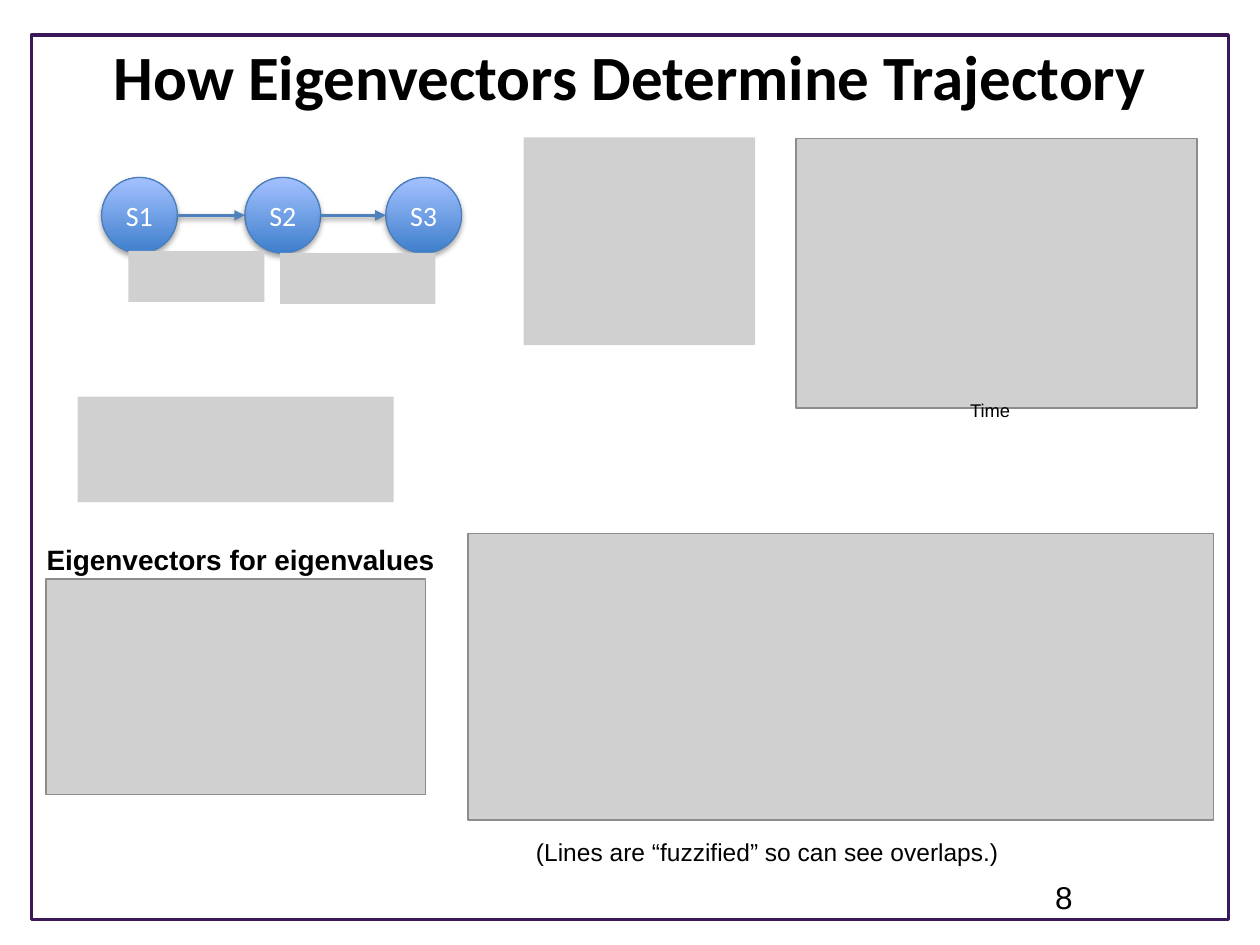
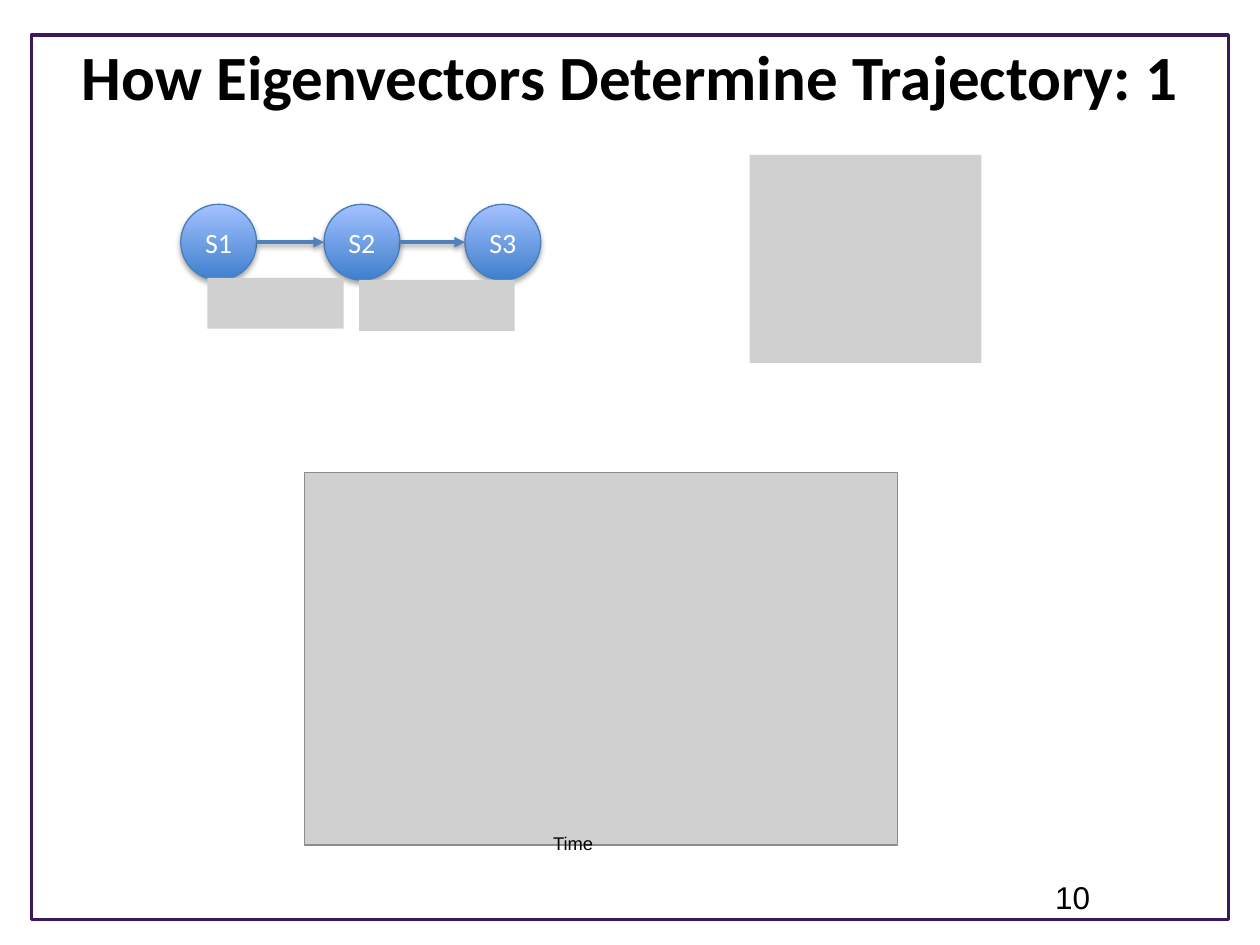
Before and after one commit to joseph-hellerstein/advanced-controls-lectures, a slide deck: slide 10 of Lecture_5-Dynamical-Systems/Dynamical-Systems.pptx (slide 8 before the commit). Drawn at 1260x945 pixels with LibreOffice and Linux fonts; fonts in the diff are those of the drawing; grey boxes stand for pictures; background and template pictures are left out. Boxes give left, top, right and bottom in pixels: in the first picture for what was removed or moved away, otherwise in the second. Text is boxed around its words. In the diff, an @@ line names an element or a change of style, - is before the commit and + after.

```diff
--- a/Lecture_5-Dynamical-Systems/Dynamical-Systems.pptx
+++ b/Lecture_5-Dynamical-Systems/Dynamical-Systems.pptx
@@ title at [82,55,1177,111]: text changed @@
-How Eigenvectors Determine Trajectory
+How Eigenvectors Determine Trajectory: 1
@@ picture removed at [524,137,756,345] @@
@@ picture added at [750,155,982,363] @@
@@ picture removed at [129,251,265,301] @@
@@ picture removed at [280,253,435,304] @@
@@ 3 ellipses, 2 arrows: place and size @@
-3 ellipses, 2 arrows at [102,178,461,253]
+3 ellipses, 2 arrows at [180,204,541,280]
@@ picture added at [208,278,344,329] @@
@@ picture added at [359,280,514,330] @@
@@ picture removed at [78,397,394,503] @@
@@ picture: place and size @@
-picture at [796,139,1197,408]
+picture at [305,472,898,845]
@@ picture removed at [467,533,1213,820] @@
@@ text removed at [47,549,434,575] @@
-Eigenvectors for eigenvalues
@@ picture removed at [45,578,425,794] @@
@@ text "Time": place and size @@
-text "Time" at [970,403,1010,421]
+text "Time" at [553,836,593,853]
@@ text removed at [536,843,998,866] @@
-(Lines are “fuzzified” so can see overlaps.)
@@ page number at [1055,887,1090,910]: text changed @@
-8
+10
```
Also in this commit, not shown: 2 other slides changed, 4 slides added, 4 slides removed, 1 other file.
